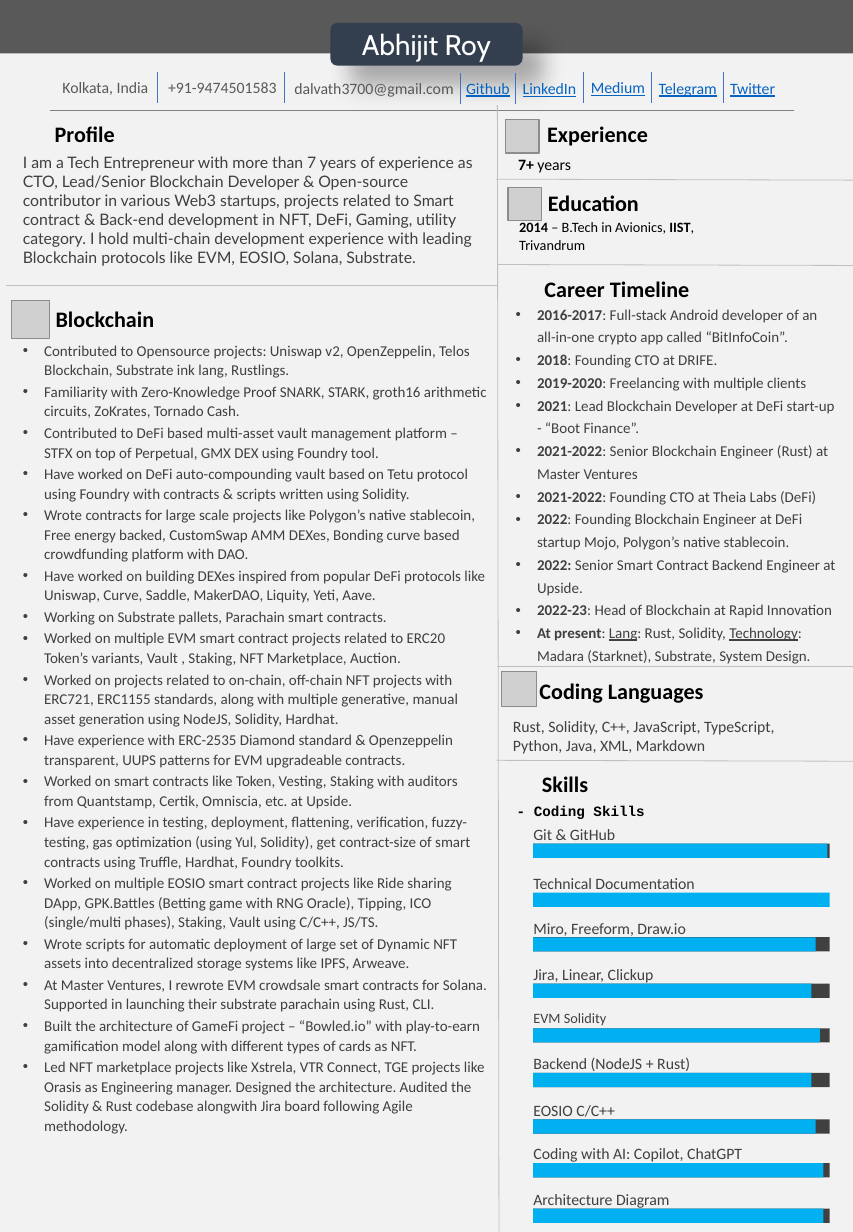
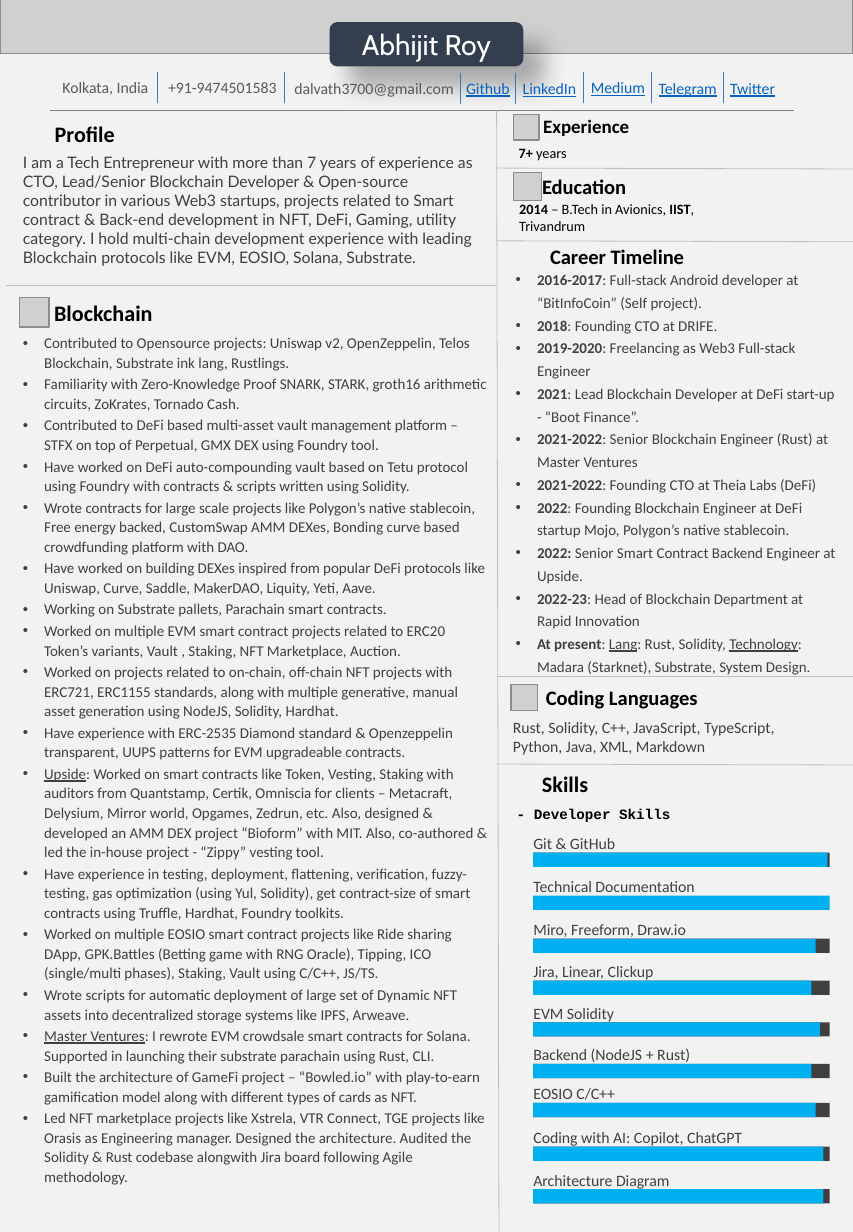
Before and after one commit to abhi3700/my_resume, a slide deck: slide 1 of my_resume.pptx. Drawn at 853x1232 pixels with LibreOffice and Linux fonts; fonts in the diff are those of the drawing; grey boxes stand for pictures; background and template pictures are left out. Boxes give left, top, right and bottom in pixels: in the first picture for what was removed or moved away, otherwise in the second. Text is boxed around its words. In the diff, an @@ line names an element or a change of style, - is before the commit and + after.

```diff
--- a/my_resume.pptx
+++ b/my_resume.pptx
@@ picture added at box(0, 0, 853, 53) @@
@@ rounded rectangle "Abhijit Roy" at box(330, 23, 522, 66): outline none to #333F50 1 pt @@
@@ line moved from (497, 106) - (499, 1232) to (497, 110) - (499, 1232) @@
@@ picture: place and size @@
-picture at box(506, 119, 539, 152)
+picture at box(514, 115, 539, 140)
@@ text "Experience" at box(543, 119, 629, 136): size 14 to 12 pt; alignment centre to left @@
@@ text "7+ years" at box(519, 148, 566, 161): size 10 to 9 pt @@
@@ 2 texts, 2 rectangles, 1 line: place and size @@
-2 texts, 2 rectangles, 1 line at box(496, 159, 853, 1087)
+2 texts, 2 rectangles, 1 line at box(496, 148, 853, 1078)
@@ picture: place and size @@
-picture at box(508, 188, 543, 222)
+picture at box(513, 173, 541, 201)
@@ text "Education": place and size @@
-text "Education" at box(548, 195, 639, 211)
+text "Education" at box(542, 179, 626, 194)
@@ text "Education" at box(542, 179, 626, 194): size 14 to 13 pt; alignment centre to left @@
@@ text "Career Timeline" at box(550, 249, 684, 264): size 14 to 13 pt @@
@@ text "Career Timeline": place and size @@
-text "Career Timeline" at box(544, 281, 689, 297)
+text "Career Timeline" at box(550, 249, 684, 264)
@@ line moved from (497, 265) - (853, 265) to (497, 241) - (853, 242) @@
@@ text "2016-2017: Full-stack Android developer at ...": place and size @@
-text "2016-2017: Full-stack Android developer at ..." at box(537, 309, 835, 664)
+text "2016-2017: Full-stack Android developer at ..." at box(537, 274, 835, 675)
@@ picture: place and size @@
-picture at box(11, 300, 49, 338)
+picture at box(19, 297, 49, 326)
@@ text "Blockchain" at box(54, 305, 153, 321): alignment centre to left @@
@@ text at box(537, 274, 798, 311): text changed @@
-• 2016-2017: Full-stack Android developer of an all-in-one crypto app called “BitInfoCoin”.
+• 2016-2017: Full-stack Android developer at “BitInfoCoin” (Self project).
@@ text "Contributed to Opensource projects: Uniswap ...": place and size @@
-text "Contributed to Opensource projects: Uniswap ..." at box(44, 345, 487, 1114)
+text "Contributed to Opensource projects: Uniswap ..." at box(44, 337, 487, 1165)
@@ text at box(537, 342, 795, 379): text changed @@
-• 2019-2020: Freelancing with multiple clients
+• 2019-2020: Freelancing as Web3 Full-stack Engineer
@@ text at box(537, 593, 803, 629): text changed @@
-• 2022-23: Head of Blockchain at Rapid Innovation
+• 2022-23: Head of Blockchain Department at Rapid Innovation
@@ 2 rectangles, 1 text, 1 line: place and size @@
-2 rectangles, 1 text, 1 line at box(497, 666, 853, 858)
+2 rectangles, 1 text, 1 line at box(497, 677, 853, 867)
@@ picture: place and size @@
-picture at box(502, 672, 536, 706)
+picture at box(511, 685, 537, 711)
@@ text "Coding Languages" at box(546, 690, 698, 709): size 14 to 13 pt @@
@@ text at box(44, 768, 474, 860): text changed @@
-• Worked on smart contracts like Token, Vesting, Staking with auditors from Quantstamp, Certik, Omniscia, etc. at Upside.
+• Upside: Worked on smart contracts like Token, Vesting, Staking with auditors from Quantstamp, Certik, Omniscia for clients – Metacraft, Delysium, Mirror world, Opgames, Zedrun, etc. Also, designed & developed an AMM DEX project “Bioform” with MIT. Also, co-authored & led the in-house project - “Zippy” vesting tool.
@@ 1 text, 1 rectangle, 1 line: place and size @@
-1 text, 1 rectangle, 1 line at box(496, 683, 853, 906)
+1 text, 1 rectangle, 1 line at box(496, 690, 853, 910)
@@ text at box(534, 809, 670, 822): text changed @@
-- Coding Skills
+- Developer Skills
@@ text "EVM Solidity" at box(533, 1008, 614, 1023): size 9 to 10 pt @@
@@ text at box(44, 1030, 471, 1064): text changed @@
-• At Master Ventures, I rewrote EVM crowdsale smart contracts for Solana. Supported in launching their substrate parachain using Rust, CLI.
+• Master Ventures: I rewrote EVM crowdsale smart contracts for Solana. Supported in launching their substrate parachain using Rust, CLI.
@@ 4 rectangles: place and size @@
-4 rectangles at box(533, 984, 830, 1042)
+4 rectangles at box(533, 980, 830, 1036)
@@ 4 rectangles, 2 texts: place and size @@
-4 rectangles, 2 texts at box(533, 1105, 830, 1177)
+4 rectangles, 2 texts at box(533, 1088, 830, 1160)
@@ 2 texts, 2 rectangles: place and size @@
-2 texts, 2 rectangles at box(519, 220, 830, 1223)
+2 texts, 2 rectangles at box(519, 204, 830, 1203)
```
Also in this commit, not shown: 1 other file.
